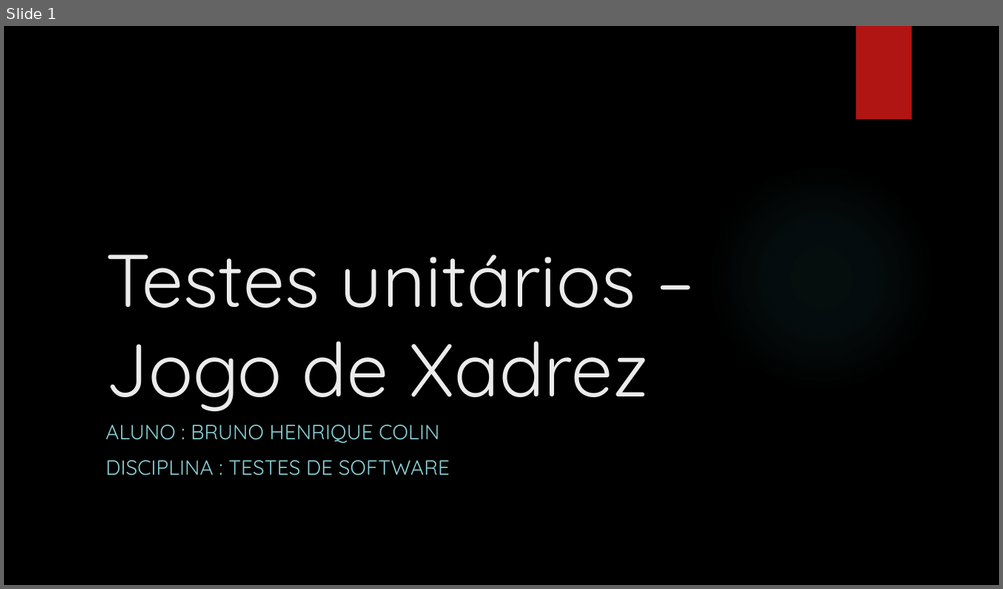
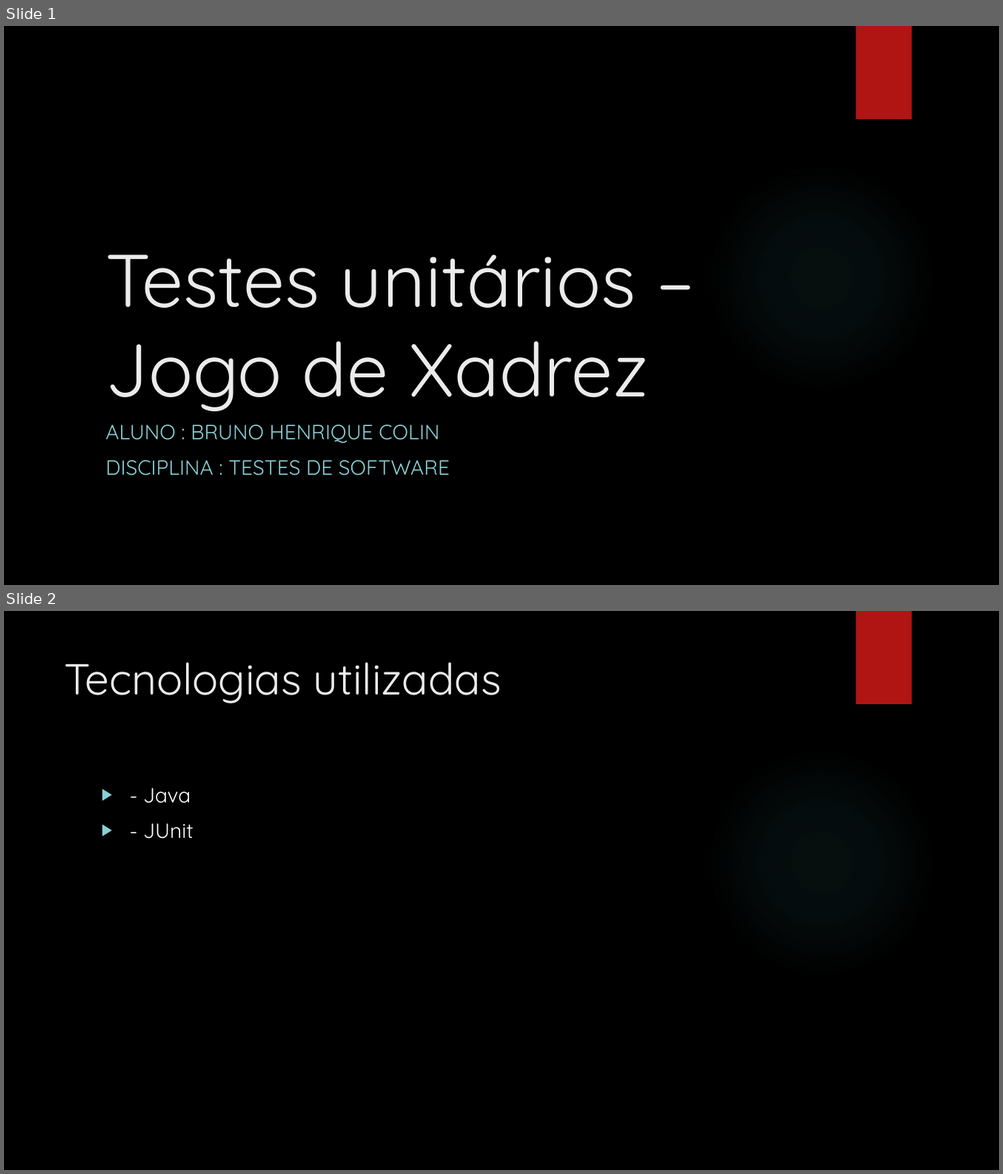
Before and after one commit to BrunoColin/JogoXadrez, a slide deck: res/Testes unitários – Jogo de Xadrez.pptx. Shown one above the other, each under a label of ours: slide 1 before the commit, slides 1 and 2 after it. The pictures are 1003x589 and 1003x1174 pixels, drawn with LibreOffice and Linux fonts; fonts in the diff are those of the drawing; background and template pictures are left out. Boxes give left, top, right and bottom in pixels: in the first picture for what was removed or moved away, otherwise in the second. Text is boxed around its words. In the diff, an @@ line names an element or a change of style, - is before the commit and + after.

```diff
--- a/res/Testes unitários – Jogo de Xadrez.pptx
+++ b/res/Testes unitários – Jogo de Xadrez.pptx
@@ slide 2 added at (x1=4, y1=611, x2=999, y2=1170), background picture (left out); not listed: 2 template elements that a slide beside it also shows @@
@@ title added at (x1=64, y1=662, x2=501, y2=703), 42 pt, text #EBEBEB @@
+Tecnologias utilizadas
@@ text added at (x1=143, y1=788, x2=193, y2=839), 20 pt, text #FFFFFF @@
+▶ - Java
+▶ - JUnit
```
Also in this commit, not shown: 3 slides changed, 2 other slides added, 1 other file.
